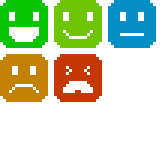
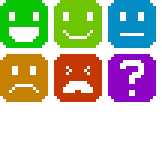
Two versions of the same layered image (162px x 162px). Layer-by-layer changes:
painted on "Layer 1" over (108, 54, 156, 102)
